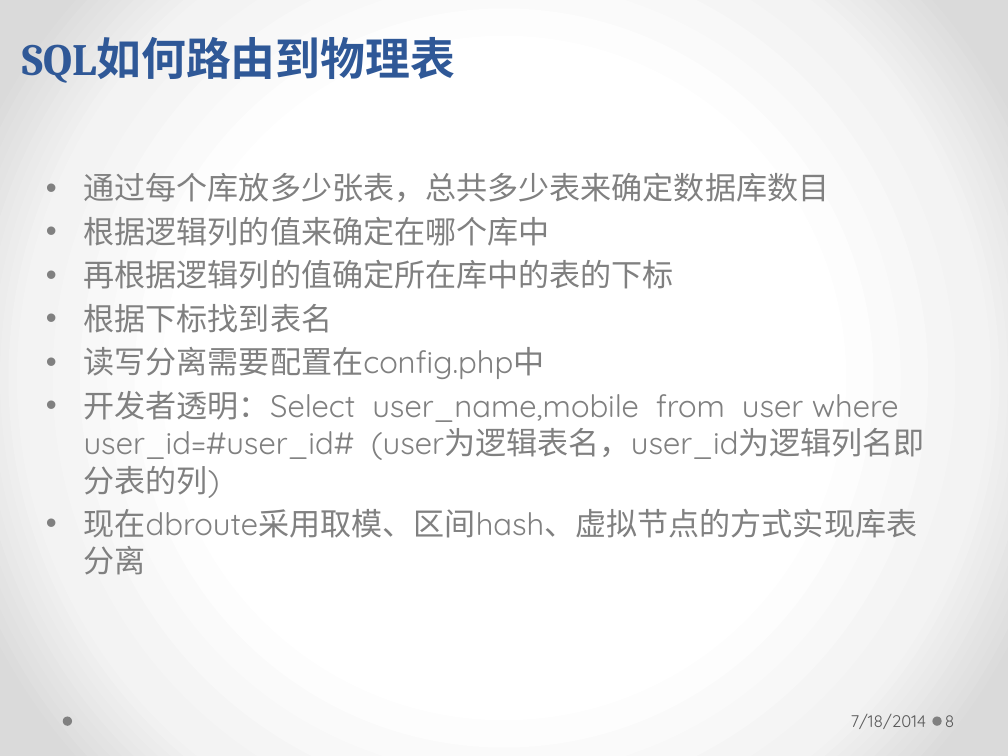
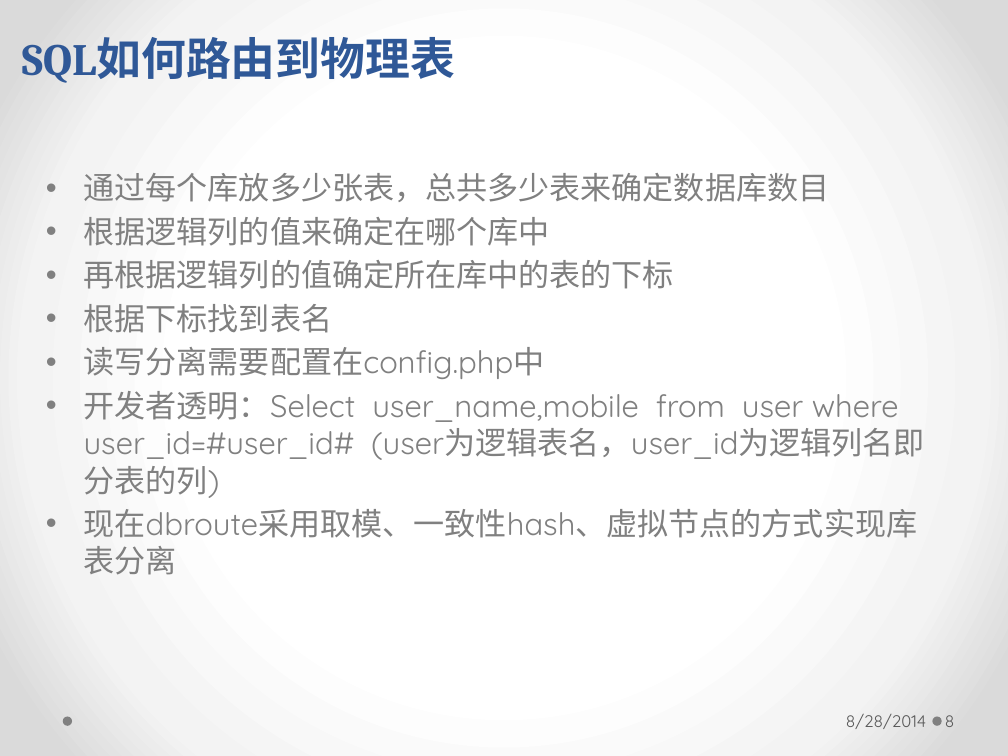
Before and after one commit to longhaisheng/dbroute, a slide deck: slide 8 of dbroute.pptx. Drawn at 1008x756 pixels with LibreOffice and Linux fonts; fonts in the diff are those of the drawing. Boxes give left, top, right and bottom in pixels: in the first picture for what was removed or moved away, otherwise in the second. Text is boxed around its words. In the diff, an @@ line names an element or a change of style, - is before the commit and + after.

```diff
--- a/dbroute.pptx
+++ b/dbroute.pptx
@@ text at <box>84,509,918,575</box>: text changed @@
-• 现在dbroute采用取模、区间hash、虚拟节点的方式实现库表分离
+• 现在dbroute采用取模、一致性hash、虚拟节点的方式实现库表分离
@@ text at <box>846,714,926,729</box>: text changed @@
-7/18/2014
+8/28/2014
```
Also in this commit, not shown: 23 other slides changed, 3 slides added.
